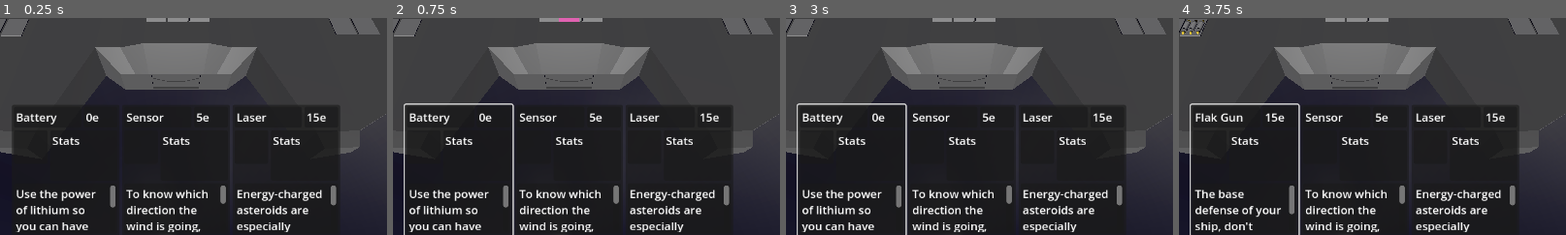
Above: before the commit, frames 1-4 (left to right).
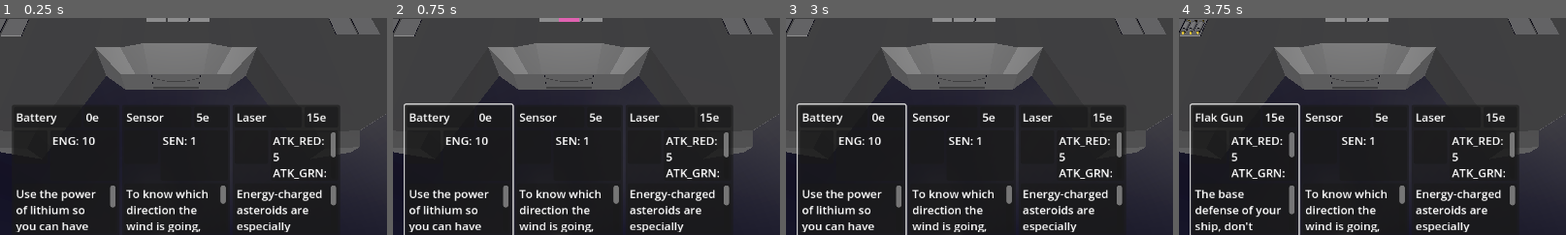
Above: after the commit, the same moments.

Repository: Xwilarg/LudumDare54
Game: Godot game, scene res://Scenes/Main.tscn
Same seed, same stepped clock (60 frames per second), same inputs: the game is played once before the commit and once after it. Video files are missing from this copy of the repository; at most half a second of black plays in their place.
Inputs (mouse positions are % of the whole screen's width and height, from its top left):
- Up to frame 1 (0.25 s): no input
- Up to frame 2 (0.75 s): click (36, 85) at 0.52 s
- Up to frame 3 (3 s): click (36, 85) at 1.27 s; click (36, 85) at 2.02 s; tap Enter at 2.75 s; move the mouse to (72, 45) at 2.77 s; click (72, 45) at 2.92 s
- Up to frame 4 (3.75 s): tap Space at 3.5 s; move the mouse to (30, 55) at 3.52 s; click (30, 55) at 3.67 s
The pictures show only the part of the screen within x 27-77%, y 50-100%; the shares and areas given below are measured in that part.

The runs differ from the first frame. In frame 1, 1.2% of the frame differs, in the area x 13-87%, y 52-75%; in frame 2, 1.2%; in frame 3, 1.2%; in frame 4, 1.8%.
Error in both runs: Invalid access to property or key 'current_weather' on a base object of type 'Nil'. (res://Scripts/GameManager.gd:40)

Commit message:
Display card effects

Diff:
--- a/Scripts/CardGraphic.gd
+++ b/Scripts/CardGraphic.gd
@@ -15,3 +15,10 @@
 	$CardBG/MarginContainer/VBoxContainer/HBoxContainer2/NamePanel/MarginContainer/RichTextLabel.text = c.name;
 	$CardBG/MarginContainer/VBoxContainer/DescPanel/MarginContainer/RichTextLabel.text = c.description
 	$CardBG/MarginContainer/VBoxContainer/HBoxContainer2/EnergyPanel/MarginContainer/RichTextLabel.text = str(c.energyCost) + "e"
+
+	var effect_text = ""
+
+	for eff in c.effects:
+		effect_text += eff + ": " + str(c.effects[eff]) + "\n"
+
+	$CardBG/MarginContainer/VBoxContainer/HBoxContainer/StatsPanel/MarginContainer/RichTextLabel.text = effect_text
